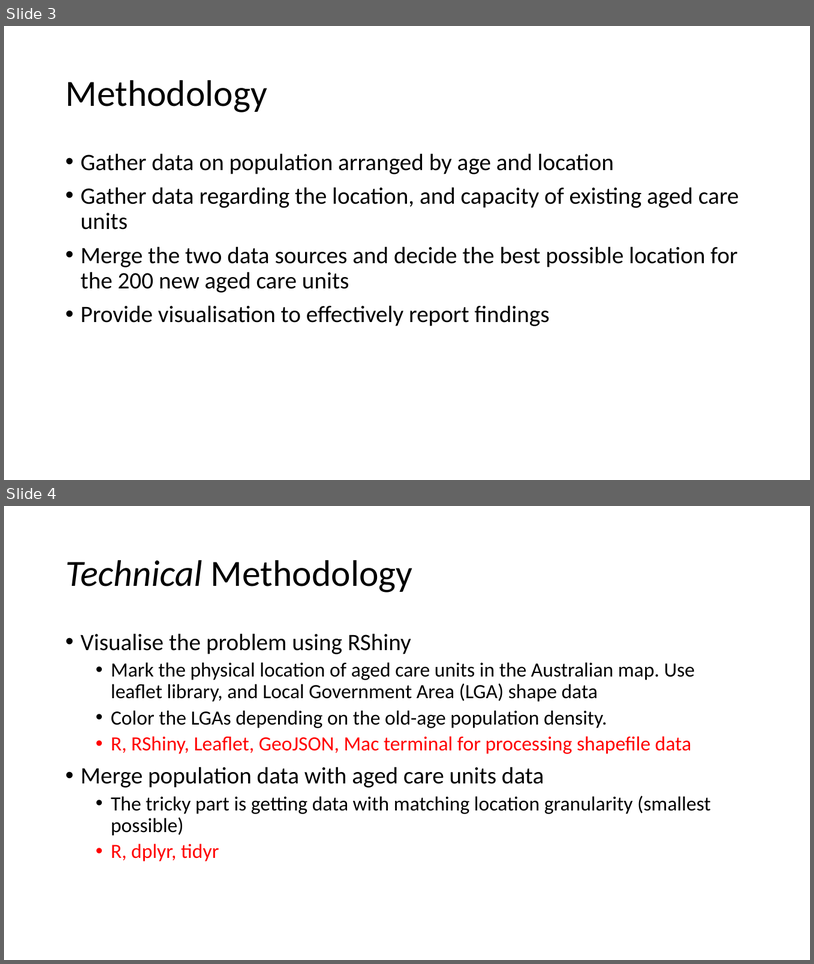
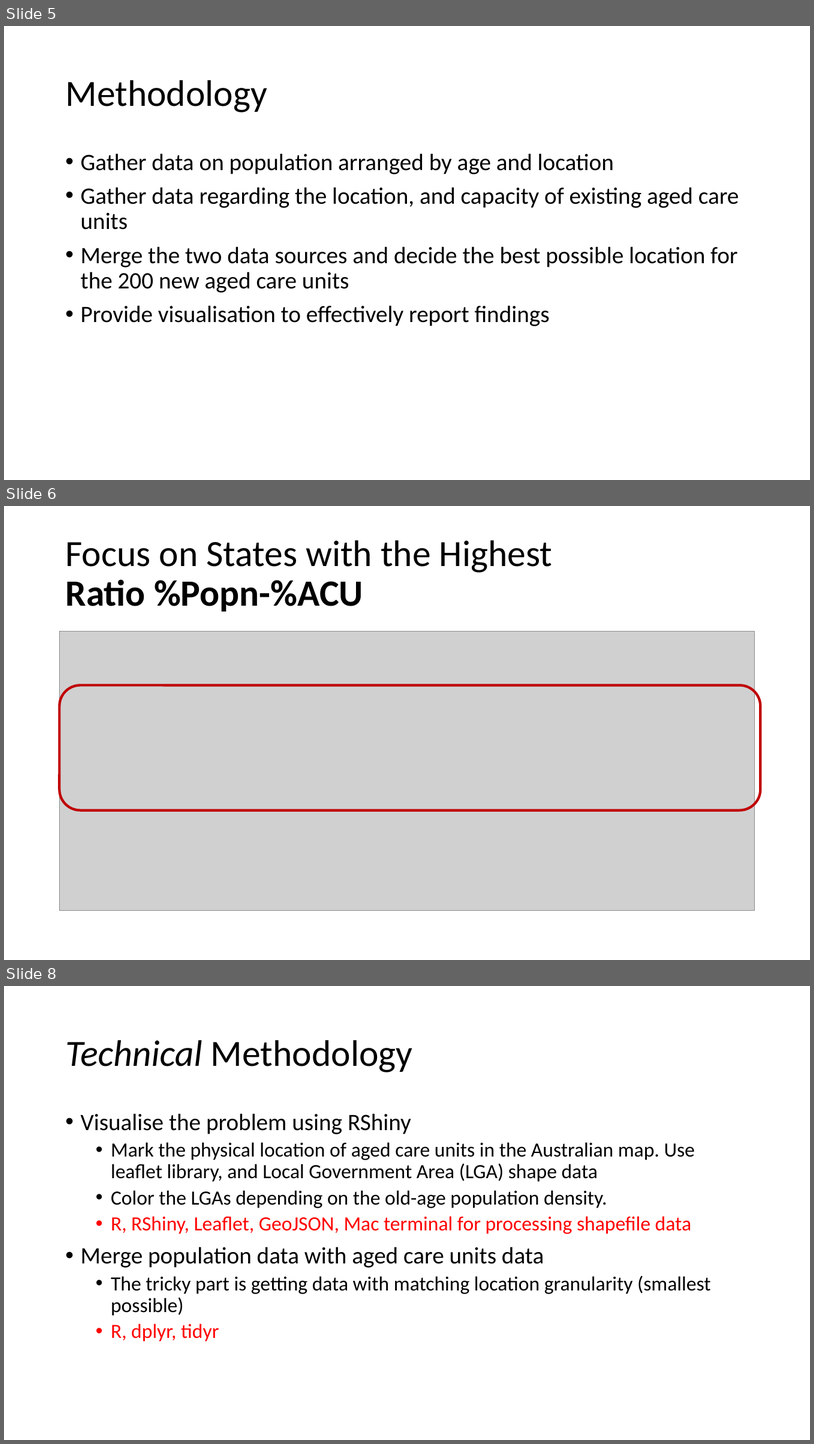
Before and after one commit to vdencarnacion/probset, a slide deck: final_presentation.pptx. Shown one above the other, each under a label of ours: slides 3 and 4 before the commit, slides 5, 6 and 8 after it; the slides between them are not shown. The pictures are 814x964 and 814x1444 pixels, drawn with LibreOffice and Linux fonts; fonts in the diff are those of the drawing; grey boxes stand for pictures. Boxes give left, top, right and bottom in pixels: in the first picture for what was removed or moved away, otherwise in the second. Text is boxed around its words. In the diff, an @@ line names an element or a change of style, - is before the commit and + after.

```diff
--- a/final_presentation.pptx
+++ b/final_presentation.pptx
@@ slide 6 added at bbox=[4, 506, 810, 960], background #FFFFFF @@
@@ title added at bbox=[65, 540, 552, 612], 44 pt, text #000000 @@
+Focus on States with the Highest
+Ratio %Popn-%ACU
@@ picture added at bbox=[60, 631, 755, 910] @@
@@ rounded rectangle added at bbox=[60, 685, 761, 810], outline #C00000 3 pt @@
@@ what was slide 3 is now slide 5 @@
@@ what was slide 4 is now slide 8 @@
```
Also in this commit, not shown: 1 slide changed, 6 other slides added, 2 slides removed, 2 other files.
